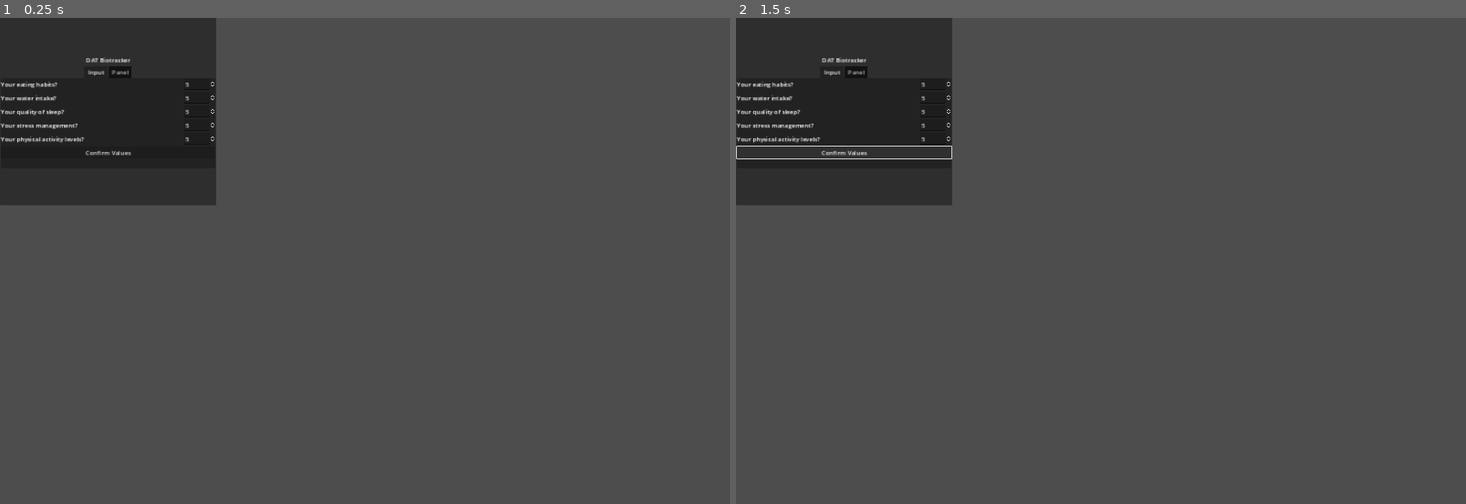
Above: before the commit, frames 1-2 (left to right).
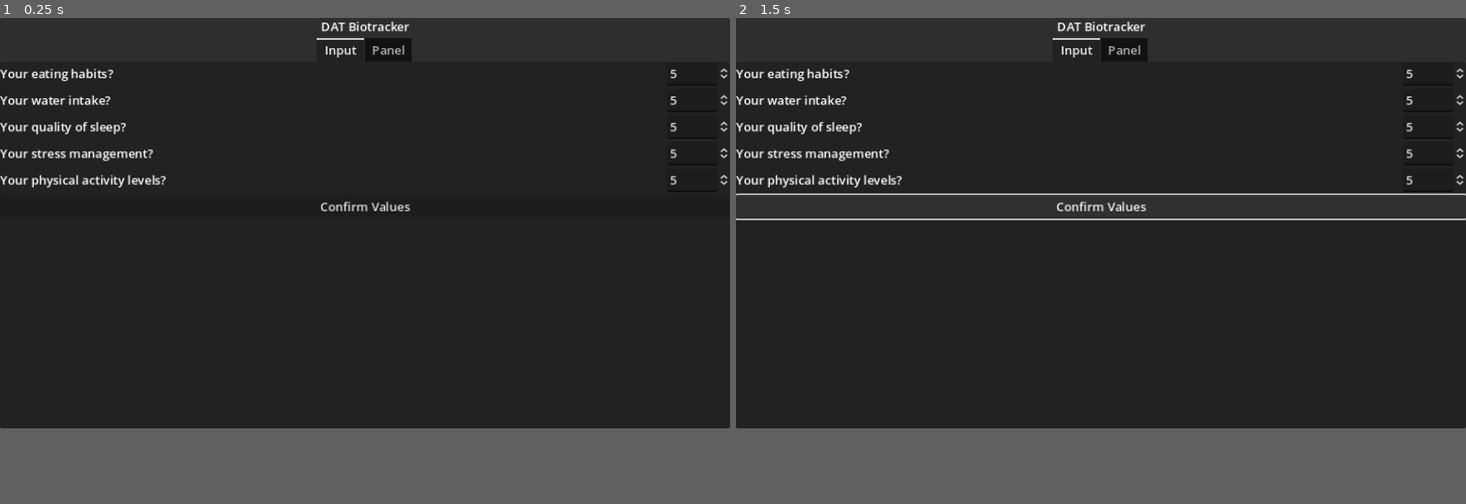
Above: after the commit, the same moments.

Repository: Thorqs/VitaPulsi
Game: Godot game, scene res://control.tscn
The game is run twice, just before and just after one commit, with the same random seed, the same clock (stepped at 60 frames per second) and the same inputs.
Inputs:
- Up to frame 1 (0.25 s): no input
- Up to frame 2 (1.5 s): click "Confirm Values" at 0.5 s; click "Confirm Values" at 1.25 s
In our replay, the window is 800x533 before the commit and 800x450 after it. These sizes can differ from the game's own. Grey fills any space a smaller window leaves; there, only what the larger window draws over its background counts as a difference.

The runs differ from the first frame. In frame 1, 74% of the frame differs, in the area x 0-100%, y 0-85%; in frame 2, 74%.

Commit message:
Reposition post-merge

Diff:
--- a/control.tscn
+++ b/control.tscn
@@ -7,9 +7,6 @@
 anchors_preset = 15
 anchor_right = 1.0
 anchor_bottom = 1.0
-offset_top = -1.0
-offset_right = -1352.0
-offset_bottom = -786.0
 grow_horizontal = 2
 grow_vertical = 2
 
@@ -23,15 +20,9 @@
 
 [node name="MainVBox" type="VBoxContainer" parent="Panel"]
 layout_mode = 1
-anchors_preset = 8
-anchor_left = 0.5
-anchor_top = 0.5
-anchor_right = 0.5
-anchor_bottom = 0.5
-offset_left = -282.5
-offset_top = -148.5
-offset_right = 282.5
-offset_bottom = 148.5
+anchors_preset = 15
+anchor_right = 1.0
+anchor_bottom = 1.0
 grow_horizontal = 2
 grow_vertical = 2
 
--- a/project.godot
+++ b/project.godot
@@ -17,7 +17,7 @@
 [display]
 
 window/size/viewport_width=960
-window/size/viewport_height=640
+window/size/viewport_height=540
 window/stretch/mode="canvas_items"
 window/stretch/aspect="expand"
 
@@ -25,13 +25,6 @@
 
 enabled=PackedStringArray()
 
-[display]
-
-window/size/viewport_width=1920
-window/size/viewport_height=1080
-window/stretch/mode="canvas_items"
-window/stretch/aspect="expand"
-
 [rendering]
 
 renderer/rendering_method="gl_compatibility"
Not shown: 1 places in control.tscn that only renumber resources
